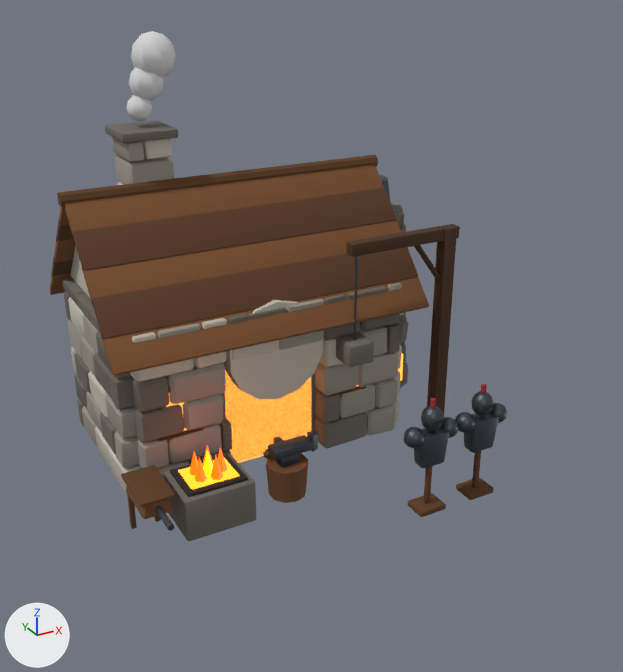
The glTF model modele3d/export/mapa/kuznia_poz14.glb as it was, and as the next commit left it.
Rendered twice from a camera (50 mm lens) standing at (-6.21, -12.04, 8.31) and looking at (0.15, -0.47, 2.53). Every picture has the same lights, and +X, +Y and +Z are marked at lower left. The first picture is the older version. Vertices at exactly the same position are counted once.

In view in the first picture: 'kuznia_poz14'.
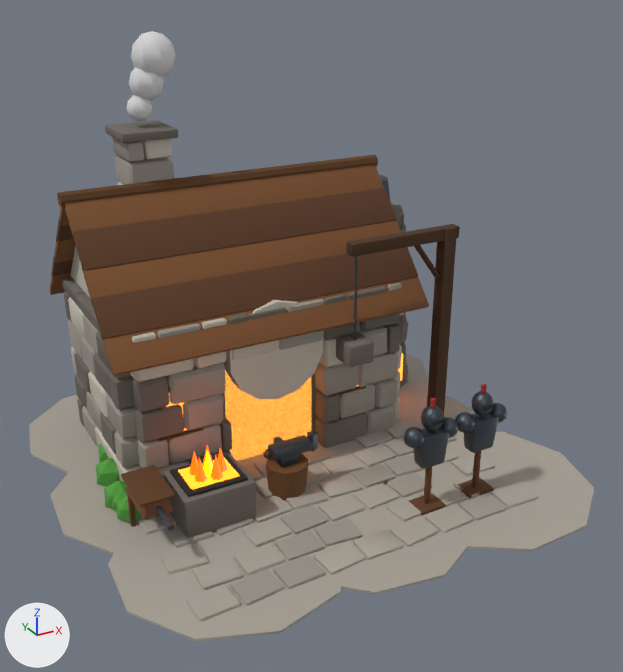
Boxes (x1, y1, x2, y2) around the edits, measured in the pictures (623 x 672 px):
'kuznia_poz14', reshaped (24% wider, 20% taller)
    before: (50, 31, 507, 541)
    after: (29, 31, 594, 642)
part 1 of me_kuznia_poz14, added
    after: (108, 520, 341, 642)
part 2 of me_kuznia_poz14, added
    after: (50, 472, 255, 556)
part 3 of me_kuznia_poz14, added
    after: (29, 395, 99, 474)
part 4 of me_kuznia_poz14, added
    after: (256, 500, 468, 595)
part 5 of me_kuznia_poz14, added (mostly hidden)
    after: (237, 454, 394, 512)
part 6 of me_kuznia_poz14, added
    after: (377, 432, 594, 552)
part 7 of me_kuznia_poz14, added
    after: (318, 388, 473, 472)
part 8 of me_kuznia_poz14, added
    after: (397, 353, 429, 410)
part 9 of me_kuznia_poz14, added
    after: (116, 496, 142, 522)
part 10 of me_kuznia_poz14, added (green)
    after: (96, 458, 119, 486)
part 11 of me_kuznia_poz14, added
    after: (112, 489, 127, 511)
part 12 of me_kuznia_poz14, added
    after: (98, 444, 109, 463)
part 13 of me_kuznia_poz14, added
    after: (104, 419, 538, 622)

The change, as a list of edits to the scene's bpy script:
```text
Add mat_mapa_paving:
    mat_mapa_paving = principled_material('mapa_paving')
    mat_mapa_paving.base_color = (0.392, 0.356, 0.305)  # grey #a8a196
    mat_mapa_paving.roughness = 0.95
Add mat_mapa_leaves:
    mat_mapa_leaves = principled_material('mapa_leaves')
    mat_mapa_leaves.base_color = (0.0782, 0.323, 0.0423)  # green #4f9a3a
    mat_mapa_leaves.roughness = 0.85
Add mat_mapa_flower_r:
    mat_mapa_flower_r = principled_material('mapa_flower_r')
    mat_mapa_flower_r.base_color = (0.745, 0.0648, 0.0648)  # red #e04848
    mat_mapa_flower_r.roughness = 0.7
Add mat_mapa_flower_y:
    mat_mapa_flower_y = principled_material('mapa_flower_y')
    mat_mapa_flower_y.base_color = (0.888, 0.631, 0.0685)  # yellow #f2d04a
    mat_mapa_flower_y.roughness = 0.7
Change me_kuznia_poz14:
    used by ob_kuznia_poz14; location = (0.0, 0.0, 0.0)
    remove me_kuznia_poz14.from_pydata(...)  # 7444 vertices, 13940 faces; spans x -3.28..3.64, y -2.7..3.62, z 0.0..7.23
    add me_kuznia_poz14.from_pydata(...)  # 8872 vertices, 16524 faces; spans x -4.23..4.39, y -4.23..4.41, z -0.1..7.23
    me_kuznia_poz14 part 1: a new loose piece, a 10-sided cylinder along z spanning x -3.898..-0.346, y -3.931..-0.26, z 0.005..0.045, in mat_mapa_paving (grey #a8a196)
    me_kuznia_poz14 part 2: a new loose piece, a 10-sided cylinder along z spanning x -4.228..-0.564, y -1.794..1.984, z 0.004..0.046, in mat_mapa_paving (grey #a8a196)
    me_kuznia_poz14 part 3: a new loose piece, a 10-sided cylinder along z spanning x -4.156..-0.578, y 0.739..4.277, z 0.003..0.047, in mat_mapa_paving (grey #a8a196)
    me_kuznia_poz14 part 4: a new loose piece, a 10-sided cylinder along z spanning x -1.675..1.893, y -4.058..-0.501, z 0.004..0.046, in mat_mapa_paving (grey #a8a196)
    me_kuznia_poz14 part 5: a new loose piece, a 10-sided cylinder along z spanning x -1.674..1.992, y -1.845..1.658, z 0.003..0.047, in mat_mapa_paving (grey #a8a196)
    me_kuznia_poz14 part 6: a new loose piece, a 10-sided cylinder along z spanning x 0.562..4.311, y -4.23..-0.614, z 0.003..0.047, in mat_mapa_paving (grey #a8a196)
    me_kuznia_poz14 part 7: a new loose piece, a 10-sided cylinder along z spanning x 0.394..3.949, y -1.671..1.9, z 0.002..0.048, in mat_mapa_paving (grey #a8a196)
    me_kuznia_poz14 part 8: a new loose piece, a 10-sided cylinder along z spanning x 0.4..4.393, y 0.429..4.409, z 0.001..0.049, in mat_mapa_paving (grey #a8a196)
    me_kuznia_poz14 part 9: a new loose piece, an icosphere of 20 faces spanning x -3.39..-2.94, y -0.68..-0.25, z -0.05..0.45, in mat_mapa_leaves (green #4f9a3a)
    me_kuznia_poz14 part 10: a new loose piece, an icosphere of 20 faces spanning x -3.38..-2.85, y 0.46..0.97, z -0.1..0.5, in mat_mapa_leaves (green #4f9a3a)
    me_kuznia_poz14 part 11: a new loose piece, an icosphere of 20 faces spanning x -3.39..-2.99, y -0.39..-0.01, z -0.03..0.43, in mat_mapa_leaves (green #4f9a3a)
    me_kuznia_poz14 part 12: a new loose piece, an icosphere of 20 faces spanning x -3.16..-2.64, y 1.1..1.59, z -0.09..0.49, in mat_mapa_leaves (green #4f9a3a)
    me_kuznia_poz14 part 13: 1116 vertices added at x -3.45..2.97, y -3.27..1.27, z -0.09..0.5
    other edits to the shape of me_kuznia_poz14 do not show in these pictures
    add me_kuznia_poz14.materials.append(mat_mapa_paving)  # grey #a8a196
    add me_kuznia_poz14.materials.append(mat_mapa_leaves)  # green #4f9a3a
    add me_kuznia_poz14.materials.append(mat_mapa_flower_r)  # red #e04848
    add me_kuznia_poz14.materials.append(mat_mapa_flower_y)  # yellow #f2d04a
```
